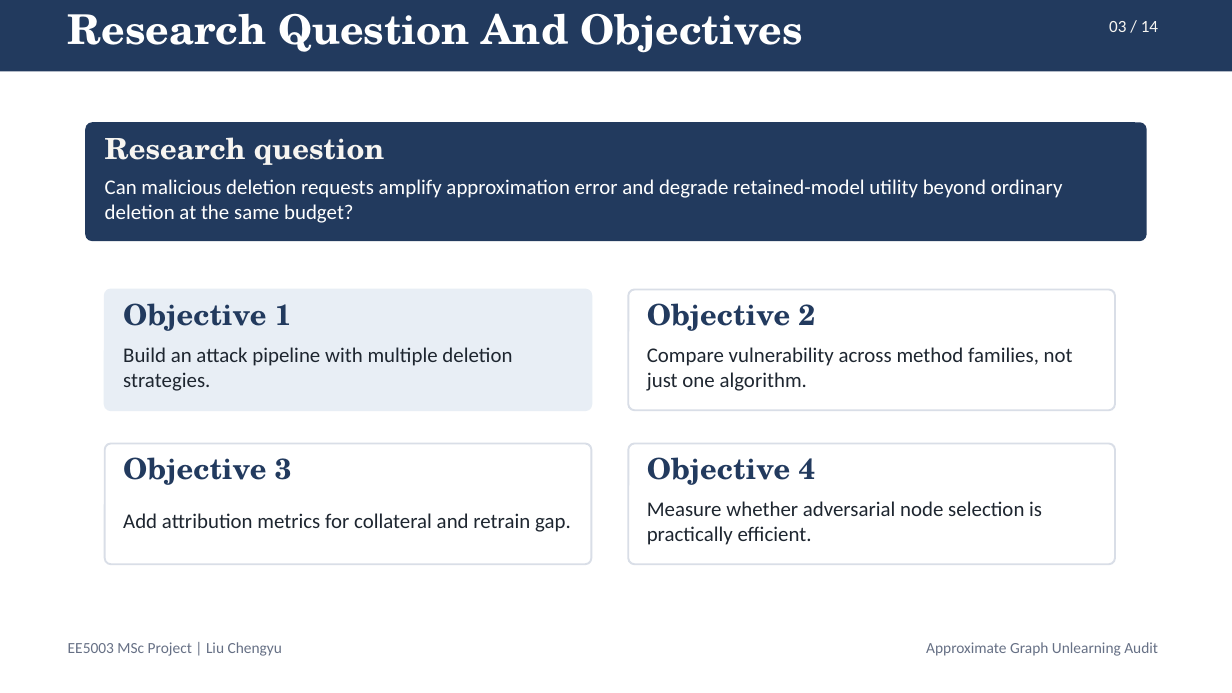
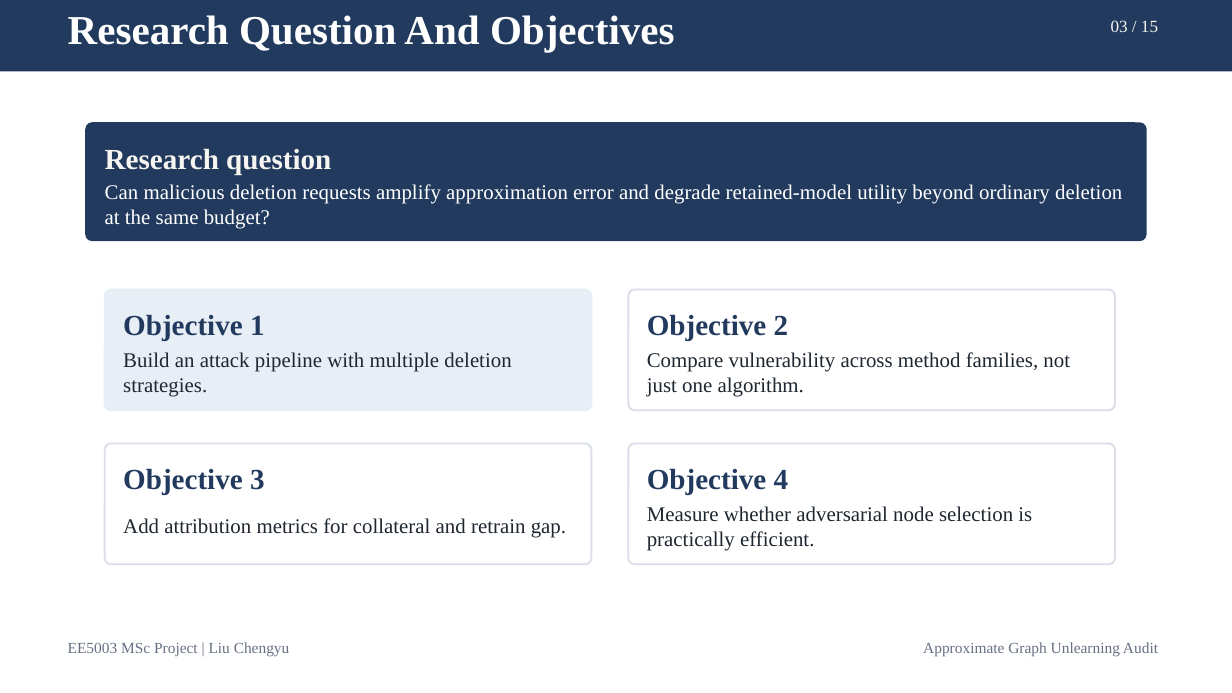
Before and after one commit to lelelelelelelelelelelelele/OpenGU, a slide deck: slide 3 of GULib-master/report/0417_5003report/ppt/out-test/final_15min_defense.pptx. Drawn at 1232x693 pixels with LibreOffice and Linux fonts; fonts in the diff are those of the drawing. Boxes give left, top, right and bottom in pixels: in the first picture for what was removed or moved away, otherwise in the second. Text is boxed around its words. In the diff, an @@ line names an element or a change of style, - is before the commit and + after.

Commit message:
feat: iterate defense deck content, styling and export

```diff
--- a/GULib-master/report/0417_5003report/ppt/out-test/final_15min_defense.pptx
+++ b/GULib-master/report/0417_5003report/ppt/out-test/final_15min_defense.pptx
@@ text at [1111, 20, 1158, 32]: text changed; font Calibri to Times New Roman @@
-03 / 14
+03 / 15
@@ font TeX Gyre Schola to Times New Roman in 6 elements at [68, 15, 675, 52], [105, 148, 331, 174], [123, 314, 265, 341], [647, 314, 789, 341], [123, 468, 265, 495], [647, 468, 789, 495] @@
@@ 5 texts: place and size @@
-5 texts at [105, 137, 816, 485]
+5 texts at [105, 148, 789, 495]
@@ font Calibri to Times New Roman in 7 elements at [68, 642, 290, 657], [923, 642, 1158, 657], [105, 184, 1122, 228], [123, 352, 511, 397], [647, 352, 1070, 397], [123, 518, 566, 538], [647, 506, 1032, 551] @@
```
Also in this commit, not shown: 8 other slides changed, 6 slides added, 5 slides removed, 43 other files.
